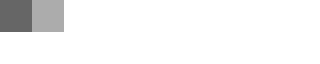
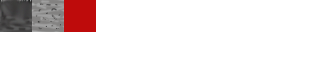
Two versions of the same layered image (320x64). Layer-by-layer changes:
added layer "Layer 1" above "ground" over [64, 0, 96, 32]
moved "ground" above "semiground", painted on it over [0, 0, 64, 32]
